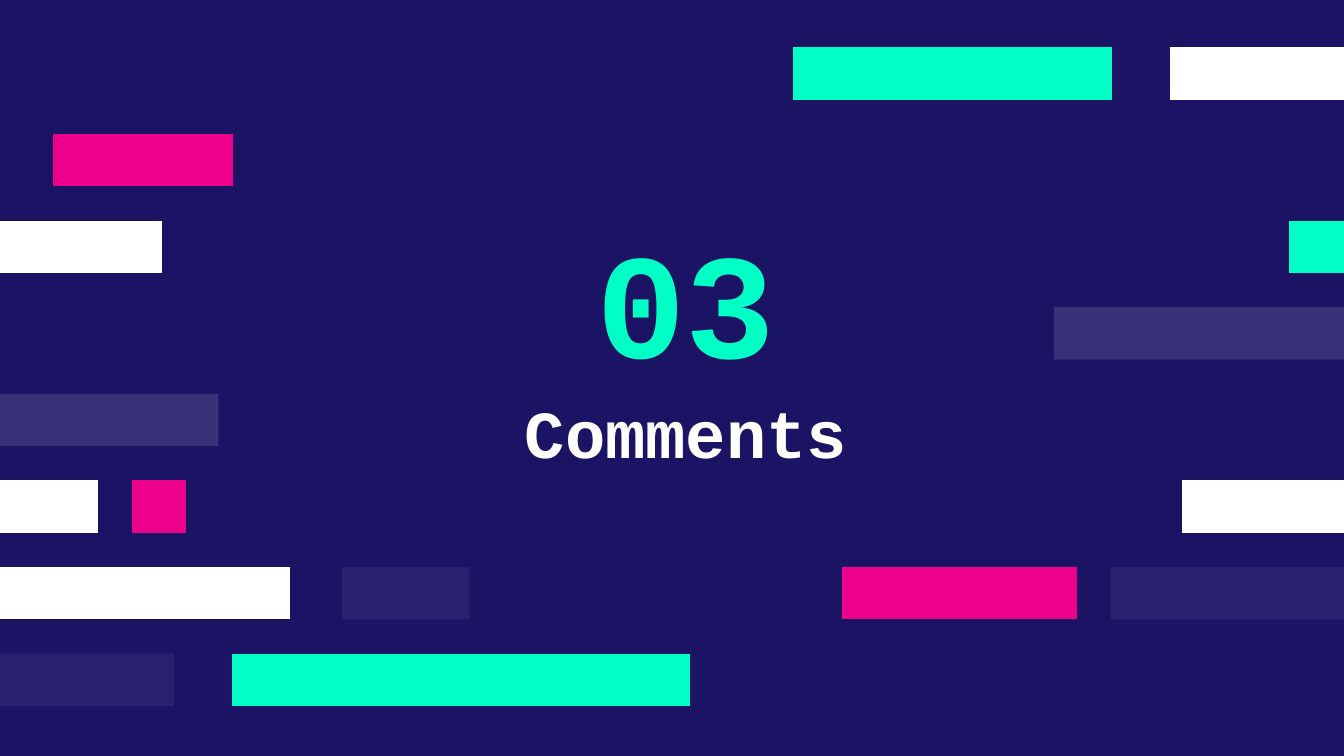
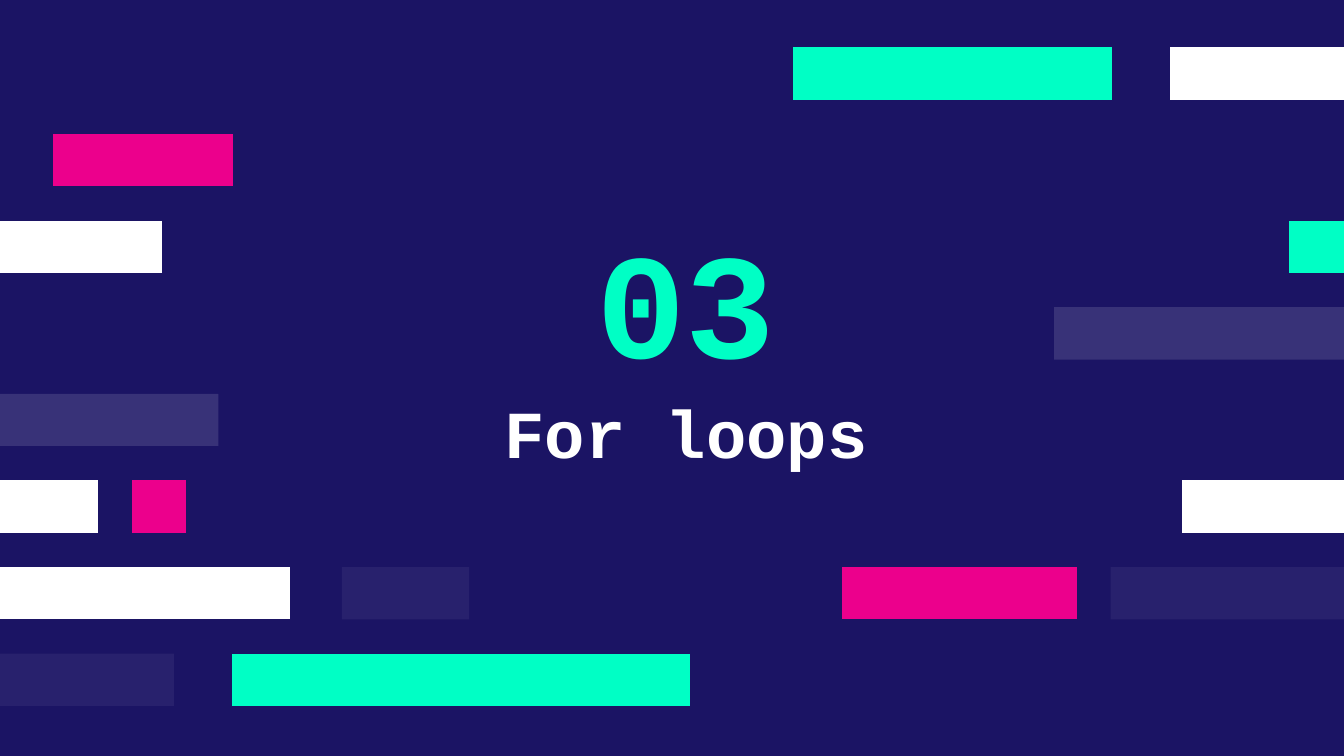
Before and after one commit to deepblue597/python_tutorial, a slide deck: slide 14 of lesson 2/Lesson 2 Python.pptx (slide 9 before the commit). Drawn at 1344x756 pixels with LibreOffice and Linux fonts; fonts in the diff are those of the drawing. Boxes give left, top, right and bottom in pixels: in the first picture for what was removed or moved away, otherwise in the second. Text is boxed around its words. In the diff, an @@ line names an element or a change of style, - is before the commit and + after.

```diff
--- a/lesson 2/Lesson 2 Python.pptx
+++ b/lesson 2/Lesson 2 Python.pptx
@@ title at (x1=505, y1=410, x2=868, y2=472): text changed @@
-Comments
+For loops
```
Also in this commit, not shown: 3 other slides changed, 9 slides added, 3 slides removed, 1 other file.
